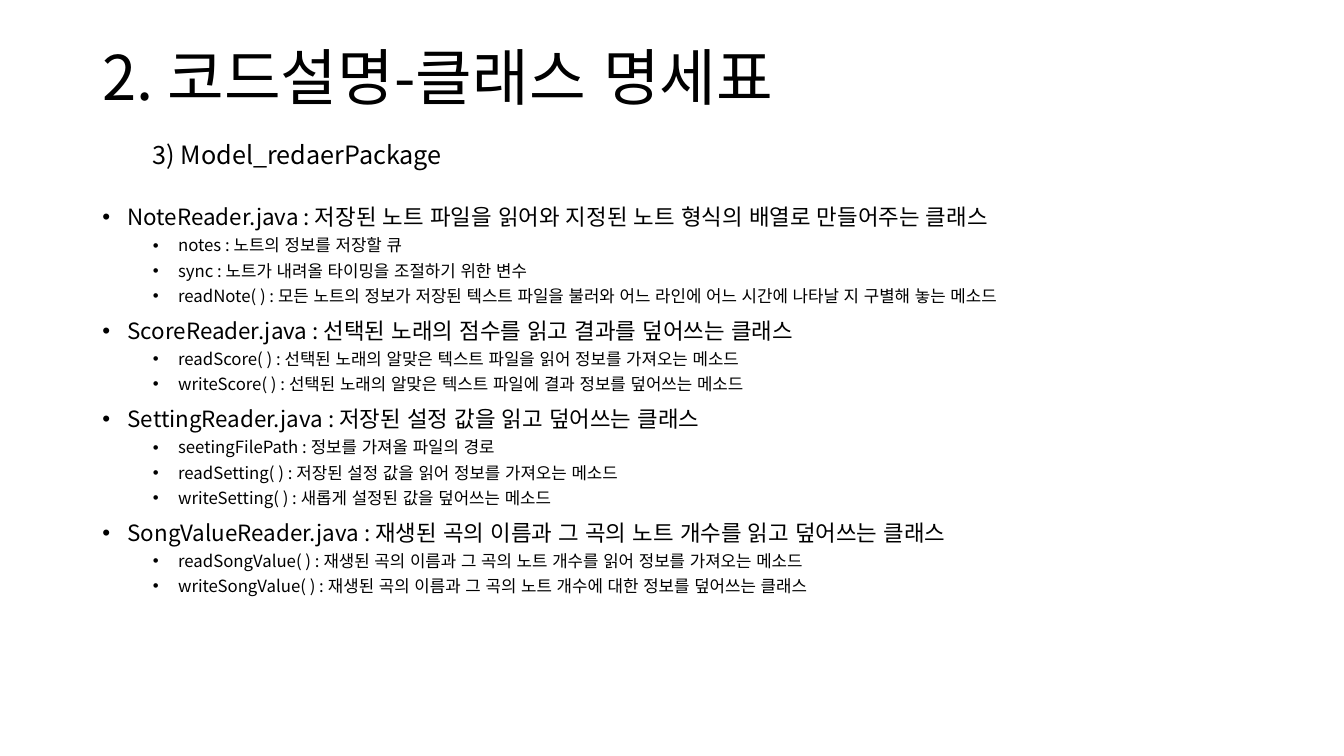
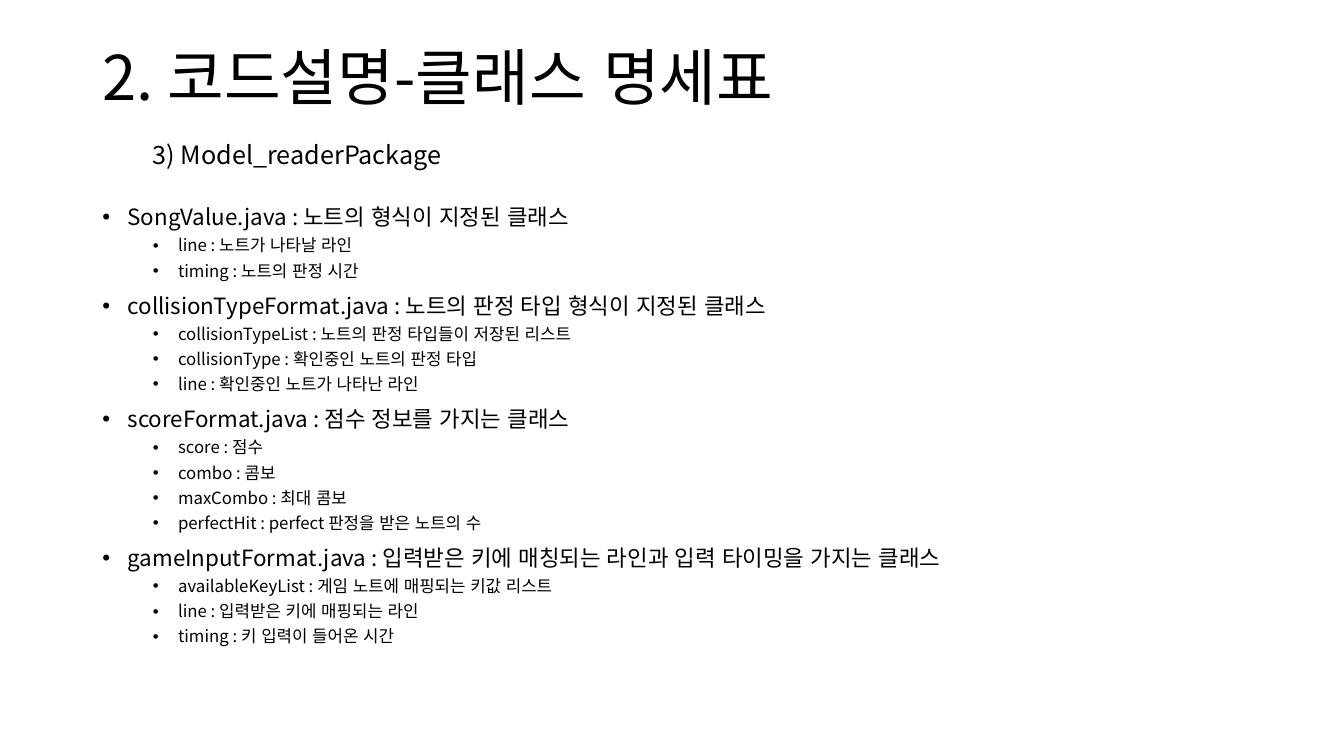
Before and after one commit to PKafka0320/clone-deemo, a slide deck: slide 8 of PSB_Project_report (by Old_Process).pptx (slide 12 before the commit). Drawn at 1344x756 pixels with LibreOffice and Linux fonts; fonts in the diff are those of the drawing. Boxes give left, top, right and bottom in pixels: in the first picture for what was removed or moved away, otherwise in the second. Text is boxed around its words. In the diff, an @@ line names an element or a change of style, - is before the commit and + after.

```diff
--- a/PSB_Project_report (by Old_Process).pptx
+++ b/PSB_Project_report (by Old_Process).pptx
@@ text at <box>153,143,441,171</box>: text changed @@
-  3) Model_redaerPackage
+  3) Model_readerPackage
@@ text at <box>128,206,941,647</box>: text changed @@
-• NoteReader.java : 저장된 노트 파일을 읽어와 지정된 노트 형식의 배열로 만들어주는 클래스
-  • notes : 노트의 정보를 저장할 큐
-  • sync : 노트가 내려올 타이밍을 조절하기 위한 변수
-  • readNote( ) : 모든 노트의 정보가 저장된 텍스트 파일을 불러와 어느 라인에 어느 시간에 나타날 지 구별해 놓는 메소드
-• ScoreReader.java : 선택된 노래의 점수를 읽고 결과를 덮어쓰는 클래스
-  • readScore( ) : 선택된 노래의 알맞은 텍스트 파일을 읽어 정보를 가져오는 메소드
-  • writeScore( ) : 선택된 노래의 알맞은 텍스트 파일에 결과 정보를 덮어쓰는 메소드
-• SettingReader.java : 저장된 설정 값을 읽고 덮어쓰는 클래스
-  • seetingFilePath : 정보를 가져올 파일의 경로
-  • readSetting( ) : 저장된 설정 값을 읽어 정보를 가져오는 메소드
-  • writeSetting( ) : 새롭게 설정된 값을 덮어쓰는 메소드
-• SongValueReader.java : 재생된 곡의 이름과 그 곡의 노트 개수를 읽고 덮어쓰는 클래스
-  • readSongValue( ) : 재생된 곡의 이름과 그 곡의 노트 개수를 읽어 정보를 가져오는 메소드
-  • writeSongValue( ) : 재생된 곡의 이름과 그 곡의 노트 개수에 대한 정보를 덮어쓰는 클래스
+• SongValue.java : 노트의 형식이 지정된 클래스
+  • line : 노트가 나타날 라인
+  • timing : 노트의 판정 시간
+• collisionTypeFormat.java : 노트의 판정 타입 형식이 지정된 클래스
+  • collisionTypeList : 노트의 판정 타입들이 저장된 리스트
+  • collisionType : 확인중인 노트의 판정 타입
+  • line : 확인중인 노트가 나타난 라인
+• scoreFormat.java : 점수 정보를 가지는 클래스
+  • score : 점수
+  • combo : 콤보
+  • maxCombo : 최대 콤보
+  • perfectHit : perfect 판정을 받은 노트의 수
+• gameInputFormat.java : 입력받은 키에 매칭되는 라인과 입력 타이밍을 가지는 클래스
+  • availableKeyList : 게임 노트에 매핑되는 키값 리스트
+  • line : 입력받은 키에 매핑되는 라인
+  • timing : 키 입력이 들어온 시간
```
Also in this commit, not shown: 2 other slides changed, 4 slides removed.
